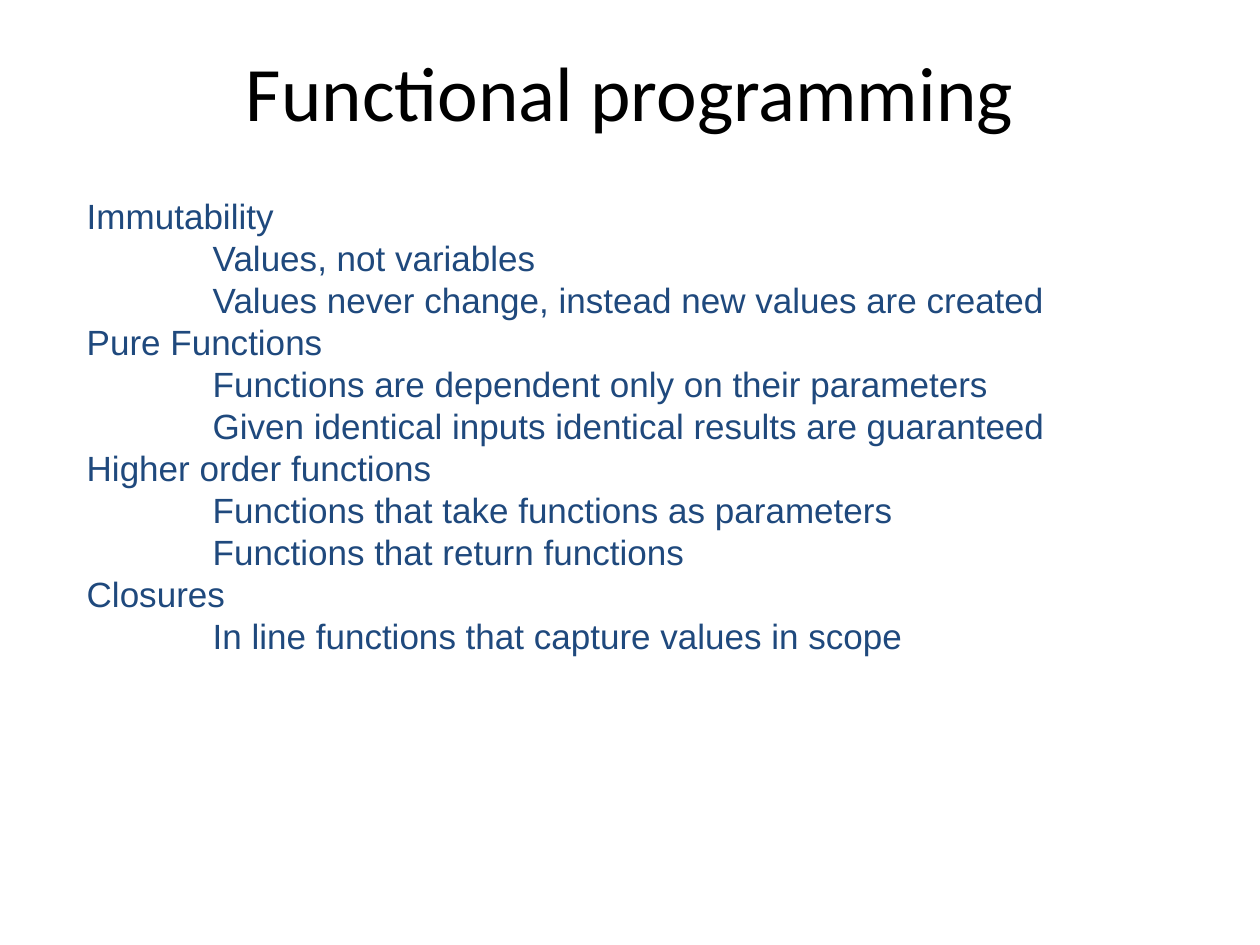
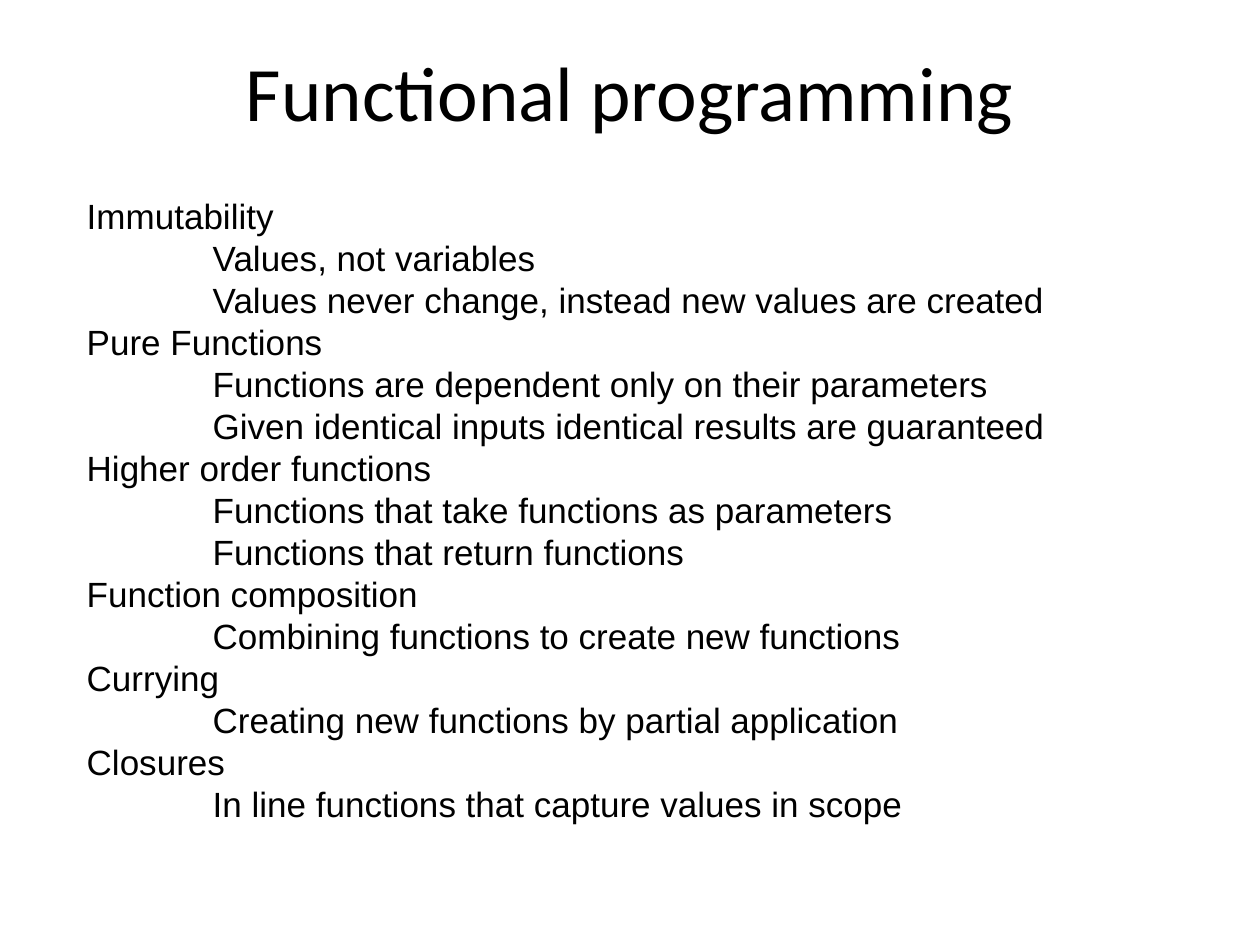
Before and after one commit to mlidbom/FSharpElevate, a slide deck: slide 6 of FSharp2.pptx (slide 2 before the commit). Drawn at 1260x945 pixels with LibreOffice and Linux fonts; fonts in the diff are those of the drawing. Boxes give left, top, right and bottom in pixels: in the first picture for what was removed or moved away, otherwise in the second. Text is boxed around its words. In the diff, an @@ line names an element or a change of style, - is before the commit and + after.

```diff
--- a/FSharp2.pptx
+++ b/FSharp2.pptx
@@ text in free at bbox=[87, 203, 1044, 824]: text colour #1F497D to #000000 in "Immutability", "Values, not variables", "Values never change, instead new values are ...", "Pure Functions" and 7 more places @@
@@ text in free at bbox=[87, 581, 900, 740]: paragraphs added @@
+Function composition
+Combining functions to create new functions
+Currying
+Creating new functions by partial application
```
Also in this commit, not shown: 10 other slides changed, 4 slides added, 2 slides removed.
